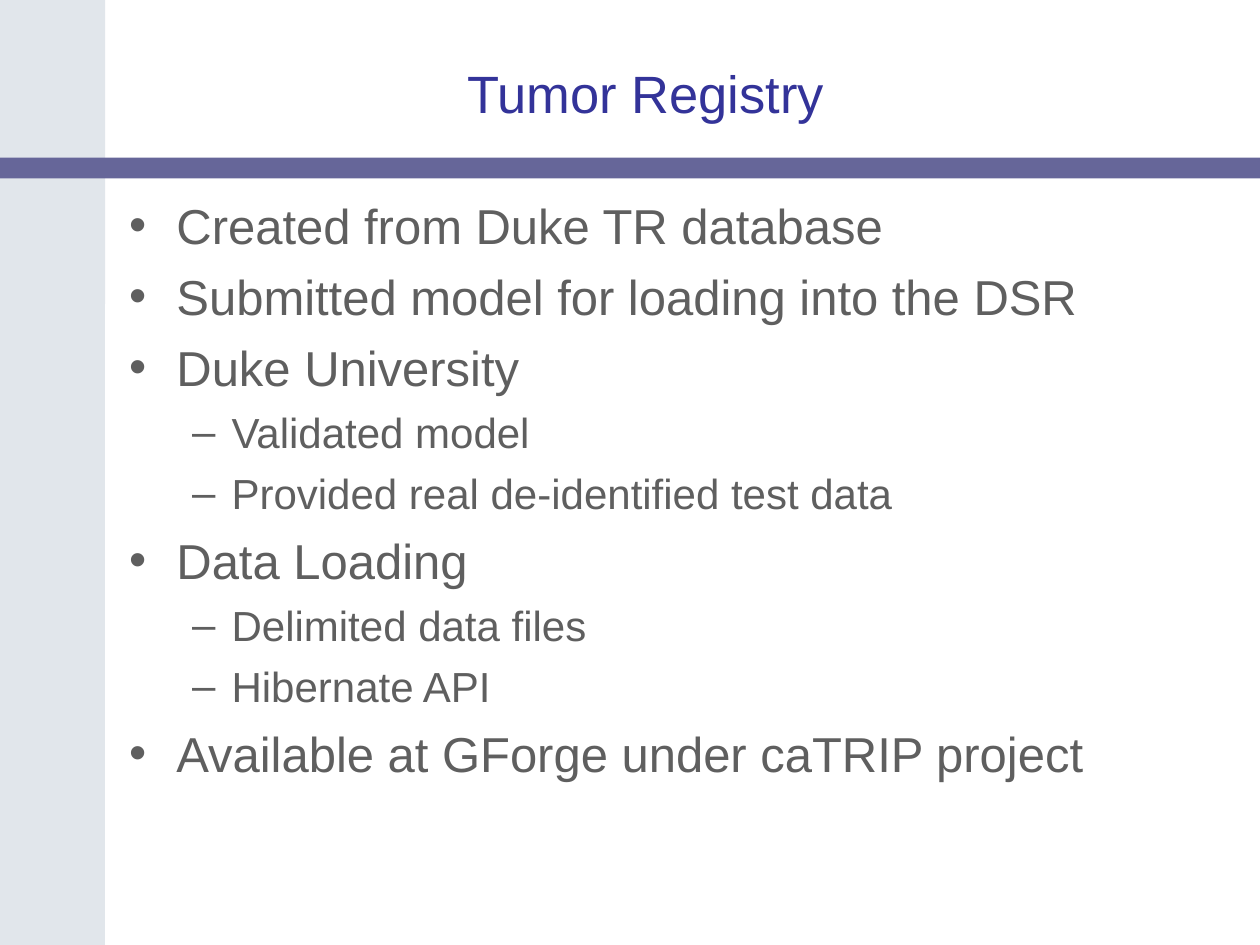
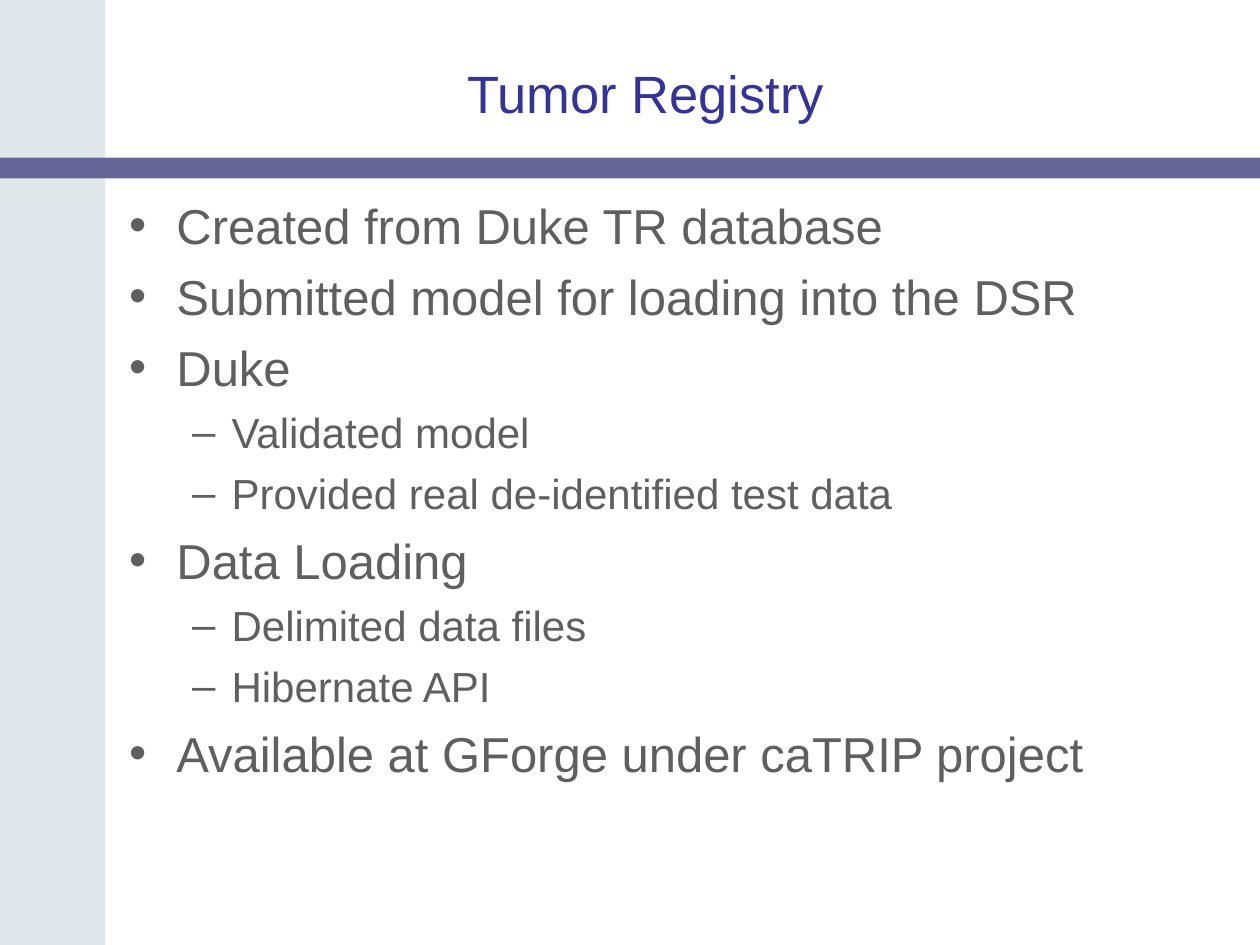
Before and after one commit to NCIP/catrip, a slide deck: slide 12 of catrip/documentation/presentations/catrip_beta_demo_2006_11_01/catrip_demo_2006_11_01.ppt. Drawn at 1260x945 pixels with LibreOffice and Linux fonts; fonts in the diff are those of the drawing; background and template pictures are left out. Boxes give left, top, right and bottom in pixels: in the first picture for what was removed or moved away, otherwise in the second. Text is boxed around its words. In the diff, an @@ line names an element or a change of style, - is before the commit and + after.

```diff
--- a/catrip/documentation/presentations/catrip_beta_demo_2006_11_01/catrip_demo_2006_11_01.ppt
+++ b/catrip/documentation/presentations/catrip_beta_demo_2006_11_01/catrip_demo_2006_11_01.ppt
@@ text at [176,350,290,387]: text changed @@
-• Duke University
+• Duke
```
Also in this commit, not shown: 1 other slide changed.
